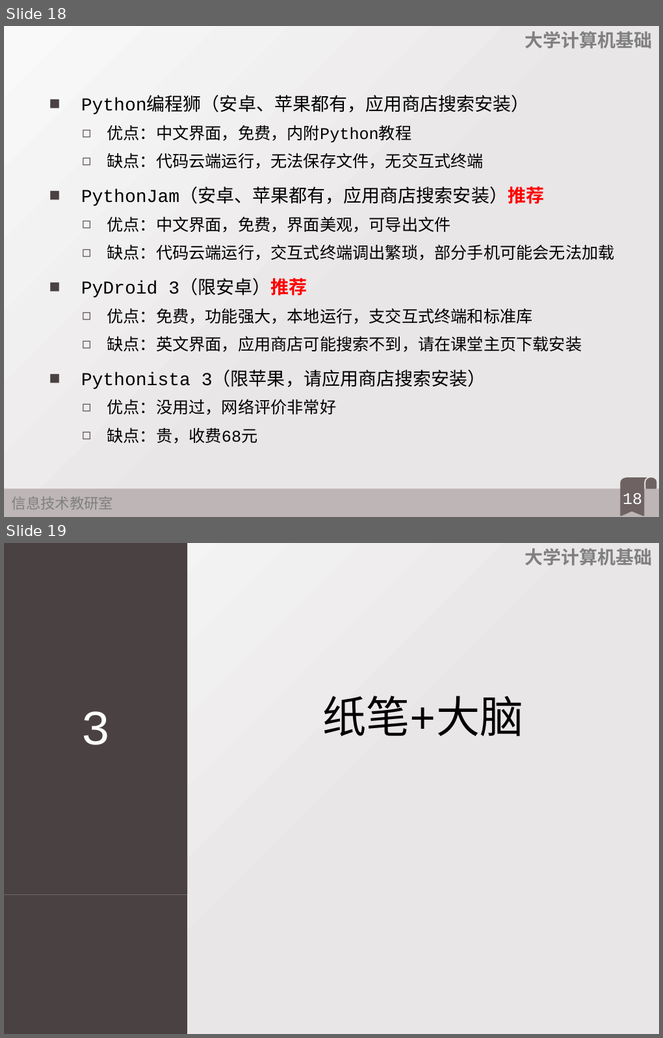
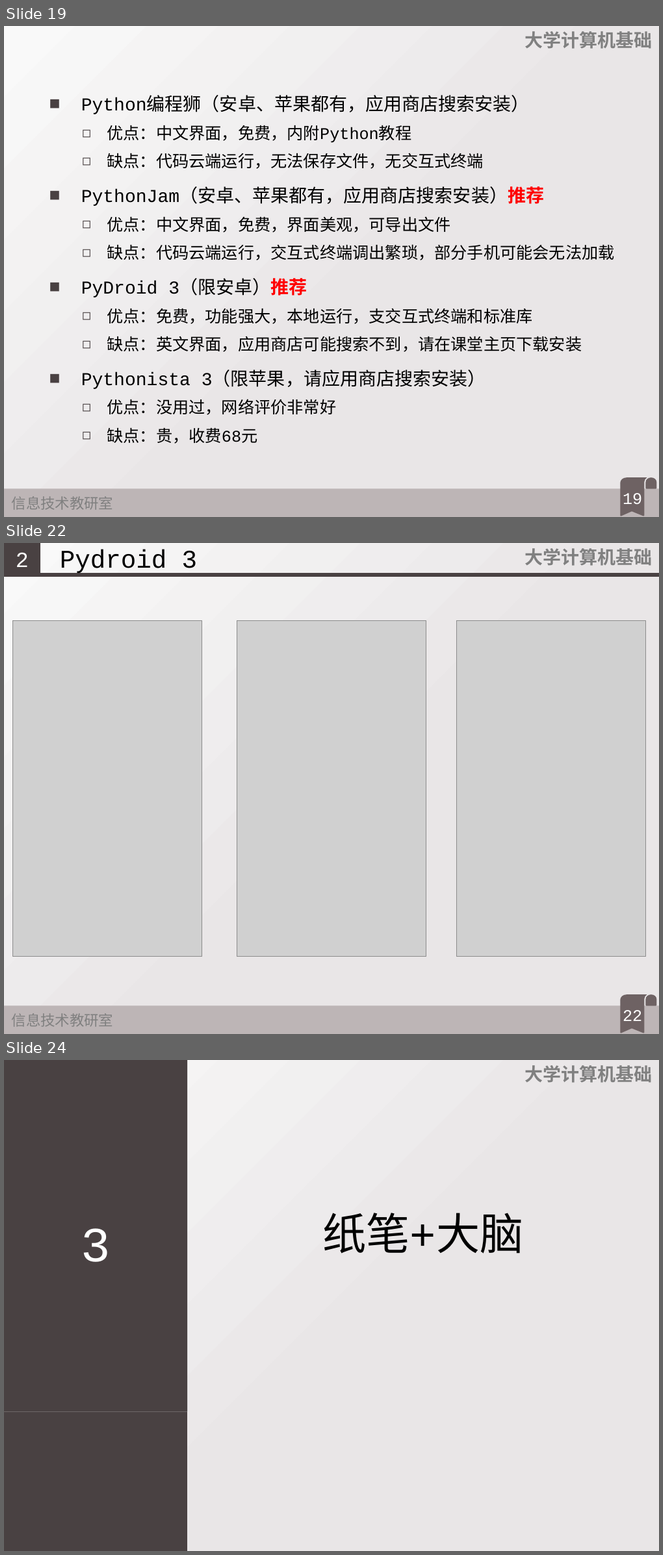
Before and after one commit to fjzfmxd/-, a slide deck: 0试讲暨教学准备会/幻灯片.pptx. Shown one above the other, each under a label of ours: slides 18 and 19 before the commit, slides 19, 22 and 24 after it; the slides between them are not shown. The pictures are 663x1038 and 663x1555 pixels, drawn with LibreOffice and Linux fonts; fonts in the diff are those of the drawing; grey boxes stand for pictures. Boxes give left, top, right and bottom in pixels: in the first picture for what was removed or moved away, otherwise in the second. Text is boxed around its words. In the diff, an @@ line names an element or a change of style, - is before the commit and + after.

```diff
--- a/0试讲暨教学准备会/幻灯片.pptx
+++ b/0试讲暨教学准备会/幻灯片.pptx
@@ slide 22 added at [4, 543, 659, 1034], background gradient #FAF9F9 to #E9E6E7; not listed: 4 template elements that a slide beside it also shows @@
@@ text added at [4, 543, 40, 575], fill #494142, 23.8 pt, text #FFFFFF @@
+2
@@ title added at [60, 549, 198, 575], 28 pt, text #000000 @@
+Pydroid 3
@@ line added from (4, 574) to (659, 574), #494142 4.5 pt @@
@@ picture added at [13, 621, 202, 956] @@
@@ picture added at [237, 621, 426, 956] @@
@@ picture added at [457, 621, 646, 956] @@
@@ page number added at [623, 1010, 642, 1021], 18 pt, text #FFFFFF @@
+22
@@ what was slide 18 is now slide 19 @@
@@ page number at [623, 493, 642, 504]: text changed @@
-18
+19
@@ what was slide 19 is now slide 24 @@
```
Also in this commit, not shown: 2 slides changed, 4 other slides added, 1 other file.
